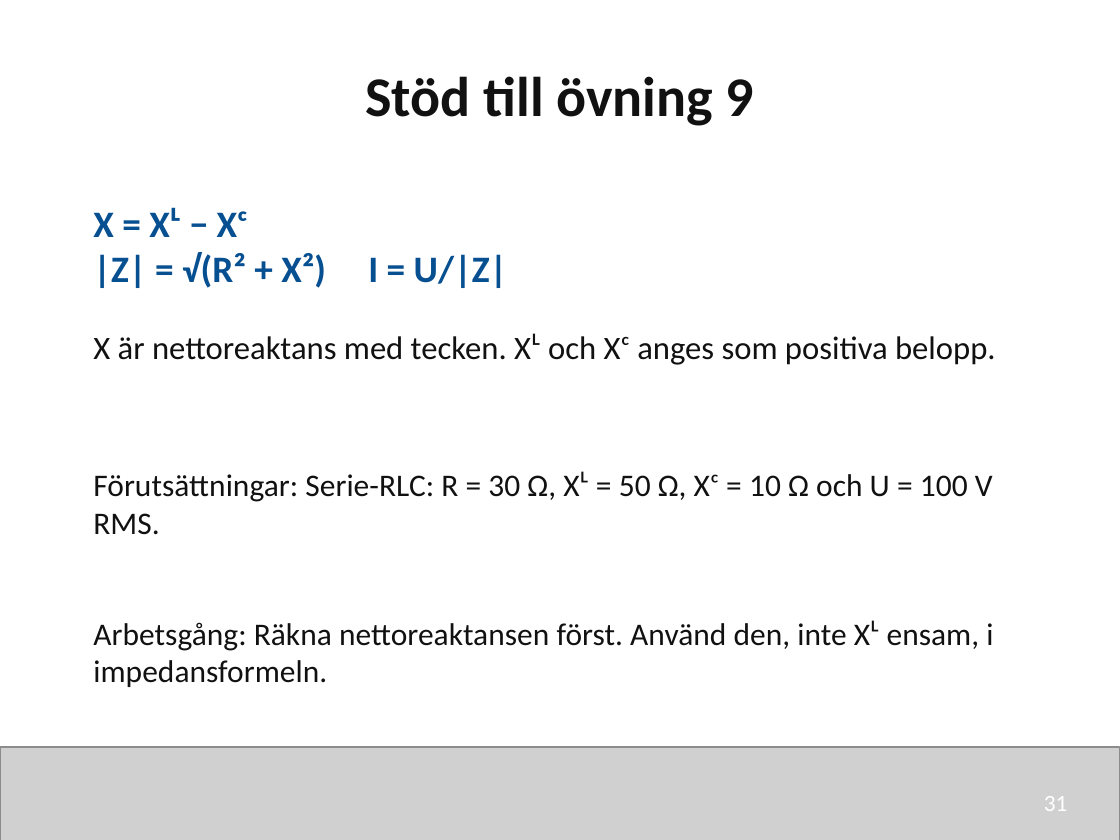
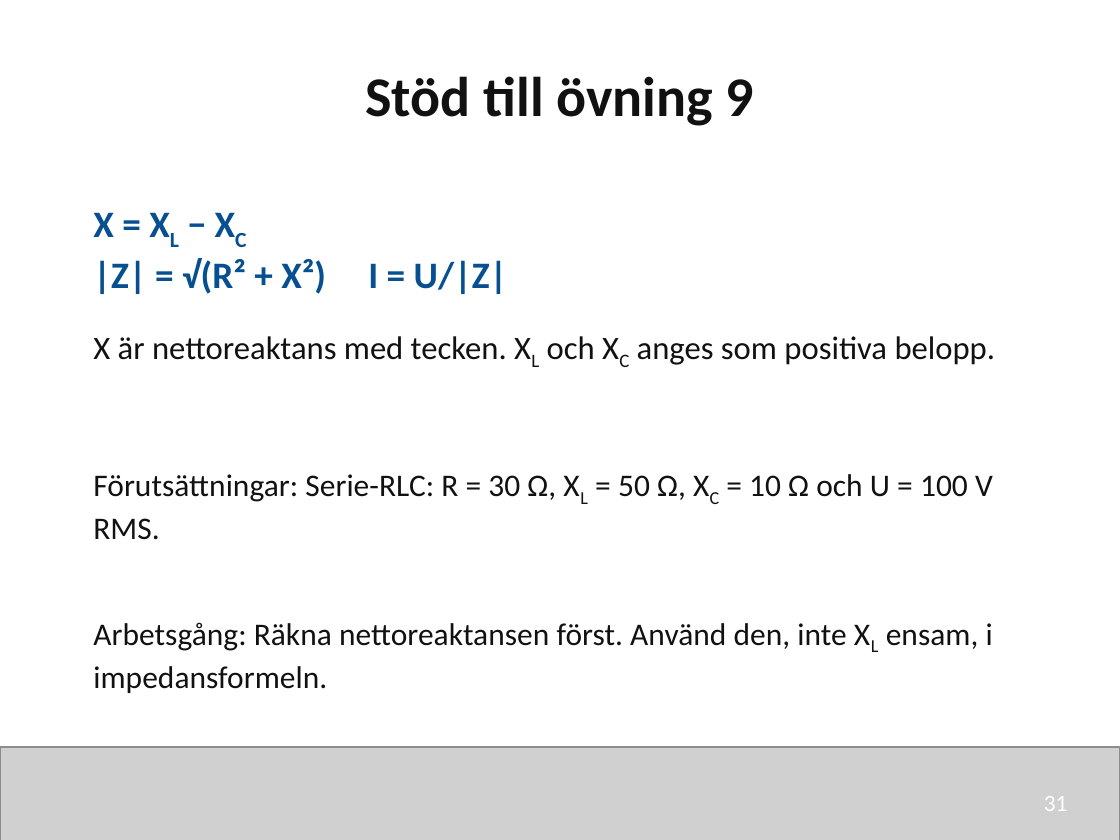
Before and after one commit to nj22az/nj22az.github.io, a slide deck: slide 31 of sjoskolan/vecka-40/aktuell/v40_02_Reaktans_och_impedans_elev.pptx. Drawn at 1120x840 pixels with LibreOffice and Linux fonts; fonts in the diff are those of the drawing; grey boxes stand for pictures. Boxes give left, top, right and bottom in pixels: in the first picture for what was removed or moved away, otherwise in the second. Text is boxed around its words. In the diff, an @@ line names an element or a change of style, - is before the commit and + after.

```diff
--- a/sjoskolan/vecka-40/aktuell/v40_02_Reaktans_och_impedans_elev.pptx
+++ b/sjoskolan/vecka-40/aktuell/v40_02_Reaktans_och_impedans_elev.pptx
@@ text at (x1=93, y1=212, x2=114, y2=237): text changed @@
-X = Xᴸ − Xᶜ
+X = XL − XC
@@ text at (x1=93, y1=336, x2=996, y2=365): text changed @@
-X är nettoreaktans med tecken. Xᴸ och Xᶜ anges som positiva belopp.
+X är nettoreaktans med tecken. XL och XC anges som positiva belopp.
@@ text at (x1=93, y1=474, x2=993, y2=540): text changed @@
-Förutsättningar: Serie-RLC: R = 30 Ω, Xᴸ = 50 Ω, Xᶜ = 10 Ω och U = 100 V RMS.
+Förutsättningar: Serie-RLC: R = 30 Ω, XL = 50 Ω, XC = 10 Ω och U = 100 V RMS.
@@ text at (x1=93, y1=622, x2=993, y2=693): text changed @@
-Arbetsgång: Räkna nettoreaktansen först. Använd den, inte Xᴸ ensam, i impedansformeln.
+Arbetsgång: Räkna nettoreaktansen först. Använd den, inte XL ensam, i impedansformeln.
```
Also in this commit, not shown: 28 other slides changed, 12 other files.
